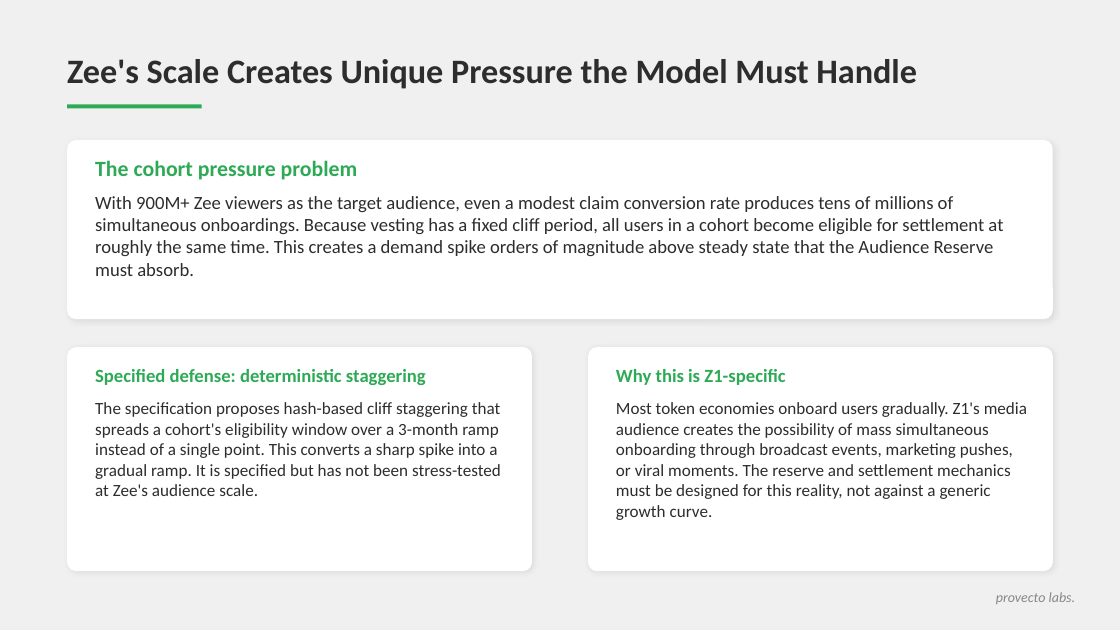
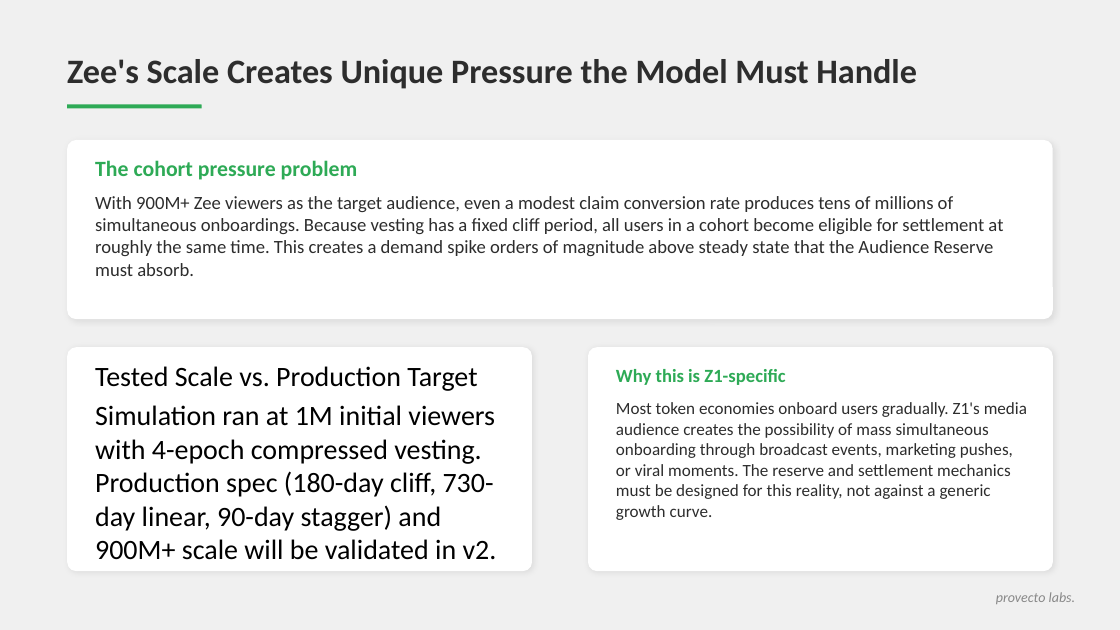
Before and after one commit to stelios12312312/TokenLab, a slide deck: slide 7 of docs_final/2026-06-23/z1_simulation_findings.pptx. Drawn at 1120x630 pixels with LibreOffice and Linux fonts; fonts in the diff are those of the drawing. Boxes give left, top, right and bottom in pixels: in the first picture for what was removed or moved away, otherwise in the second. Text is boxed around its words. In the diff, an @@ line names an element or a change of style, - is before the commit and + after.

Commit message:
docs: reconcile presentation deck with technical reports based on alignment audit

```diff
--- a/docs_final/2026-06-23/z1_simulation_findings.pptx
+++ b/docs_final/2026-06-23/z1_simulation_findings.pptx
@@ text at [95,366,477,391]: text changed; size 12 to 18 pt; text colour #2EAA56 to #000000; bold off @@
-Specified defense: deterministic staggering
+Tested Scale vs. Production Target
@@ text at [95,405,497,560]: text changed; size 11 to 18 pt; text colour #2D2D2D to #000000 @@
-The specification proposes hash-based cliff staggering that spreads a cohort's eligibility window over a 3-month ramp instead of a single point. This converts a sharp spike into a gradual ramp. It is specified but has not been stress-tested at Zee's audience scale.
+Simulation ran at 1M initial viewers with 4-epoch compressed vesting. Production spec (180-day cliff, 730-day linear, 90-day stagger) and 900M+ scale will be validated in v2.
```
Also in this commit, not shown: 10 other slides changed, 1 other file.
